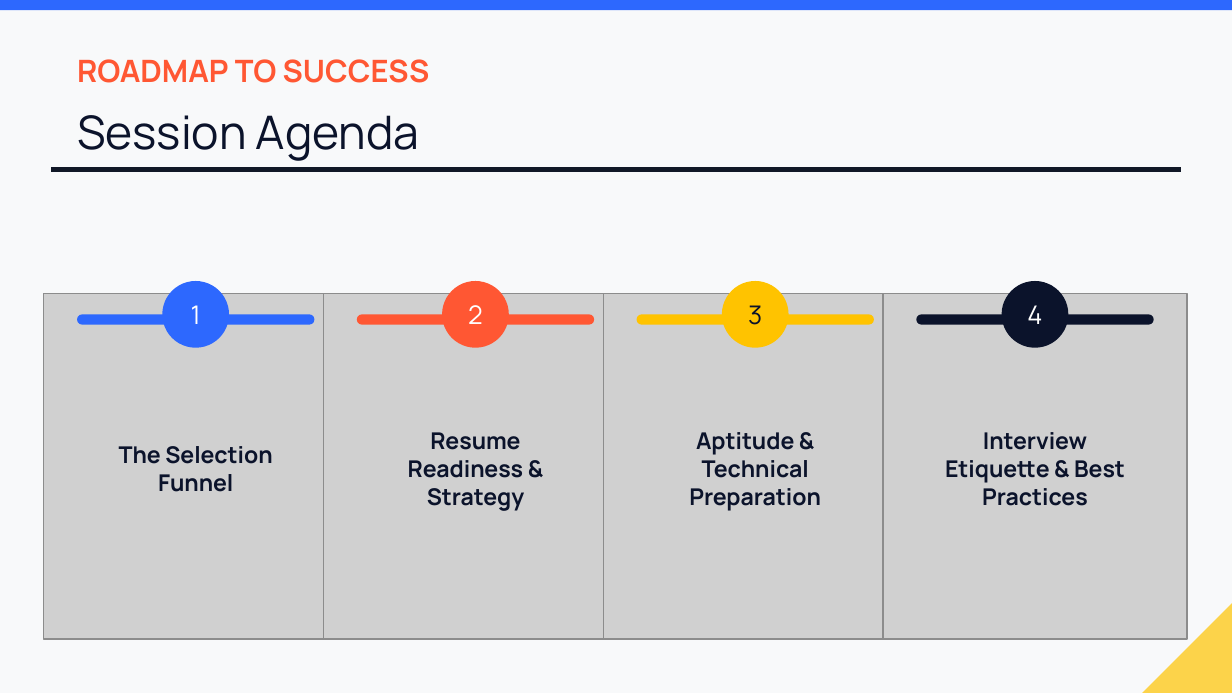
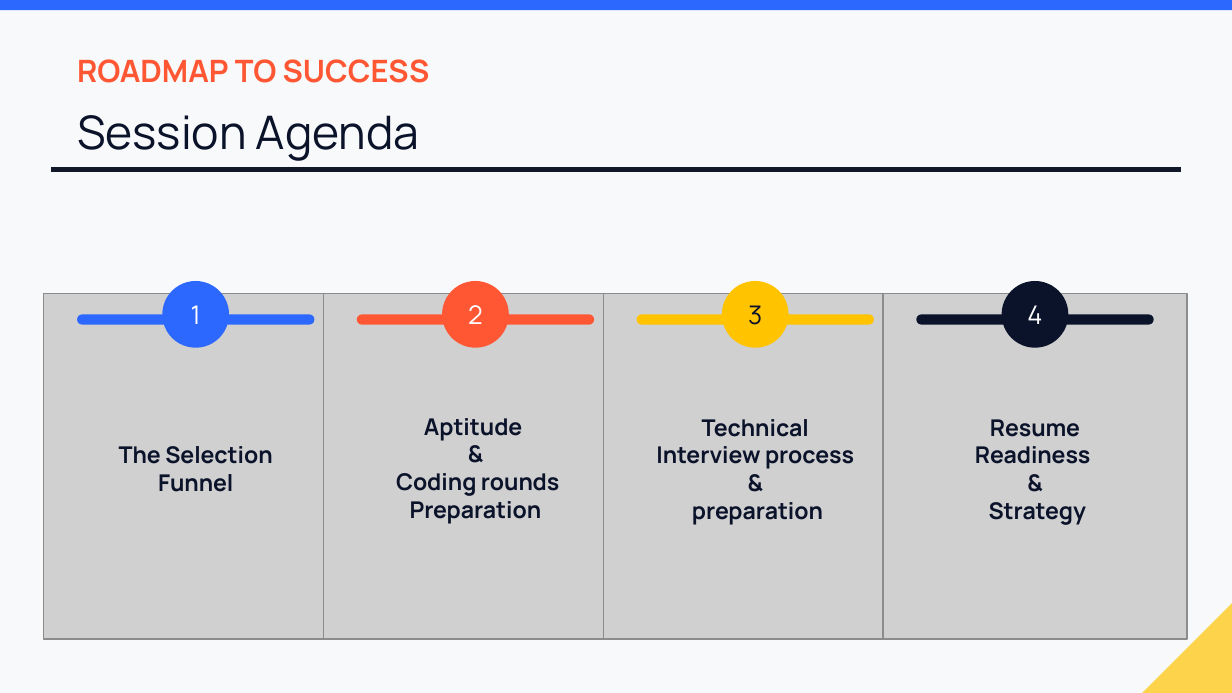
Before and after one commit to brinda-25/workshop, a slide deck: slide 2 of Day1/Campus_to_Company.pptx. Drawn at 1232x693 pixels with LibreOffice and Linux fonts; fonts in the diff are those of the drawing; grey boxes stand for pictures; background and template pictures are left out. Boxes give left, top, right and bottom in pixels: in the first picture for what was removed or moved away, otherwise in the second. Text is boxed around its words. In the diff, an @@ line names an element or a change of style, - is before the commit and + after.

Commit message:
Updated resume readiness section

```diff
--- a/Day1/Campus_to_Company.pptx
+++ b/Day1/Campus_to_Company.pptx
@@ text at <box>396,418,559,524</box>: text changed @@
-Resume Readiness & Strategy
+Aptitude
+&
+Coding rounds Preparation
@@ text at <box>656,419,854,525</box>: text changed @@
-Aptitude & Technical Preparation
+Technical Interview process
+&
+preparation
@@ text at <box>975,419,1091,525</box>: text changed @@
-Interview Etiquette & Best Practices
+Resume Readiness
+&
+Strategy
```
Also in this commit, not shown: 17 other slides changed, 6 slides added, 1 slide removed.
